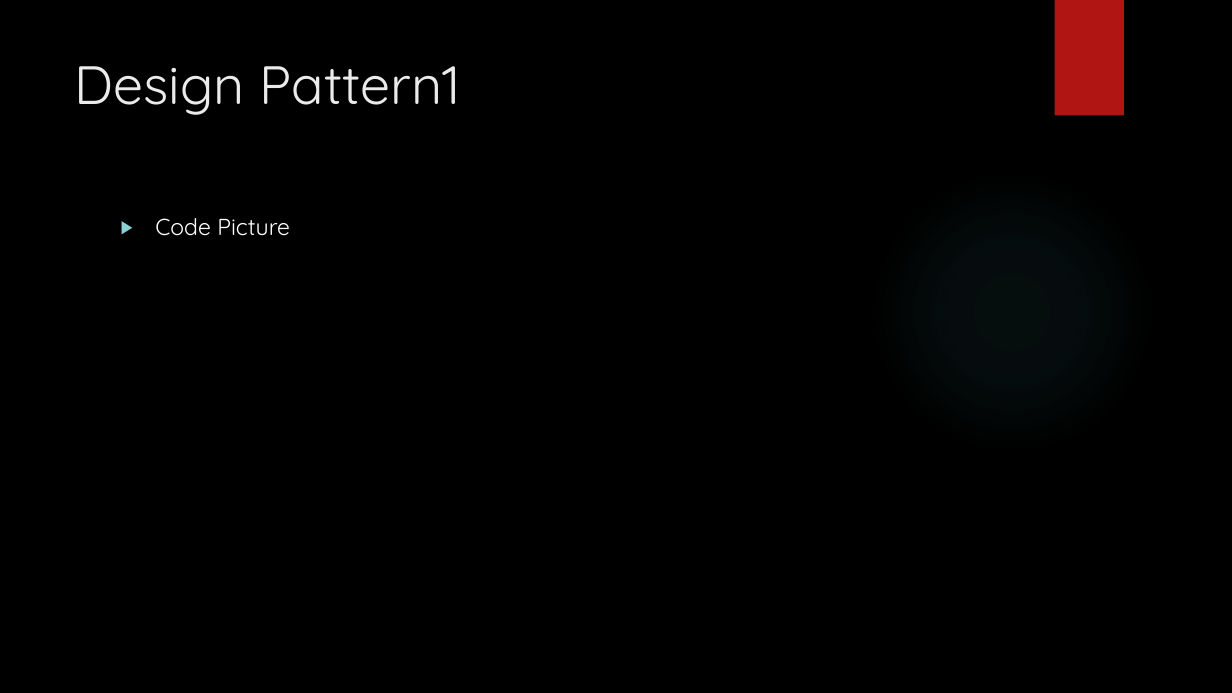
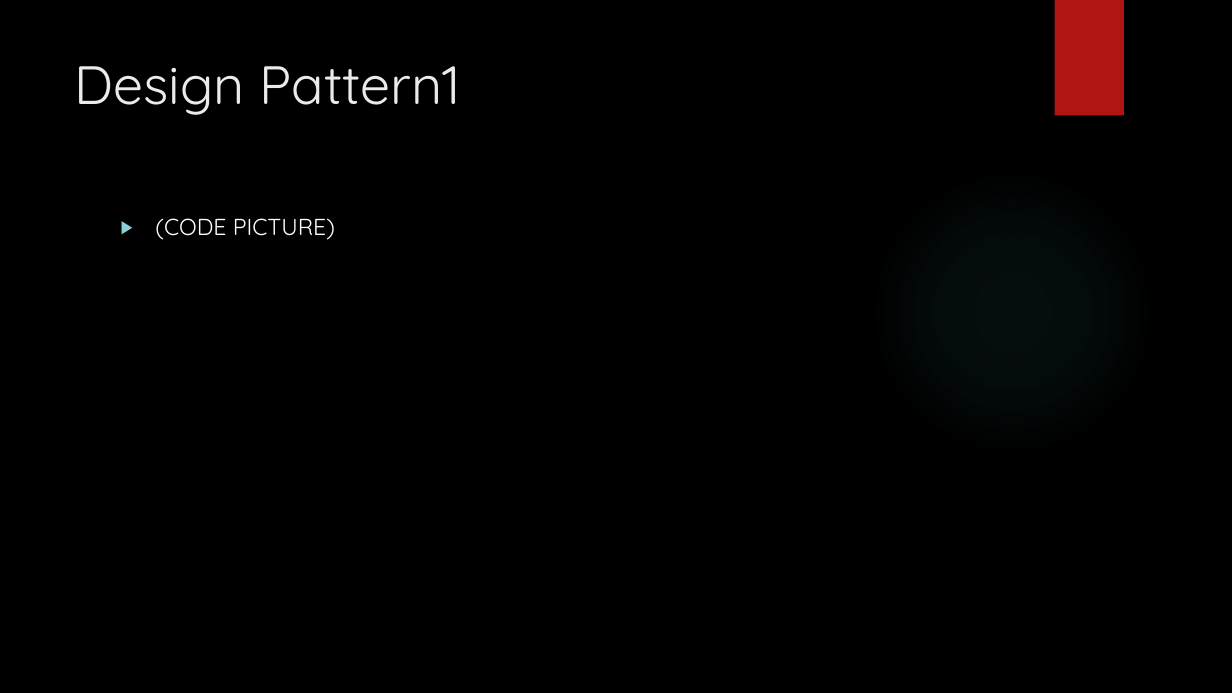
Before and after one commit to jmp808/Go4Food, a slide deck: slide 13 of Documents/Go4Food.pptx. Drawn at 1232x693 pixels with LibreOffice and Linux fonts; fonts in the diff are those of the drawing; background and template pictures are left out. Boxes give left, top, right and bottom in pixels: in the first picture for what was removed or moved away, otherwise in the second. Text is boxed around its words. In the diff, an @@ line names an element or a change of style, - is before the commit and + after.

```diff
--- a/Documents/Go4Food.pptx
+++ b/Documents/Go4Food.pptx
@@ text at box(155, 218, 335, 240): text changed @@
-▶ Code Picture
+▶ (CODE PICTURE)
```
Also in this commit, not shown: 1 slide removed, 2 other files.
